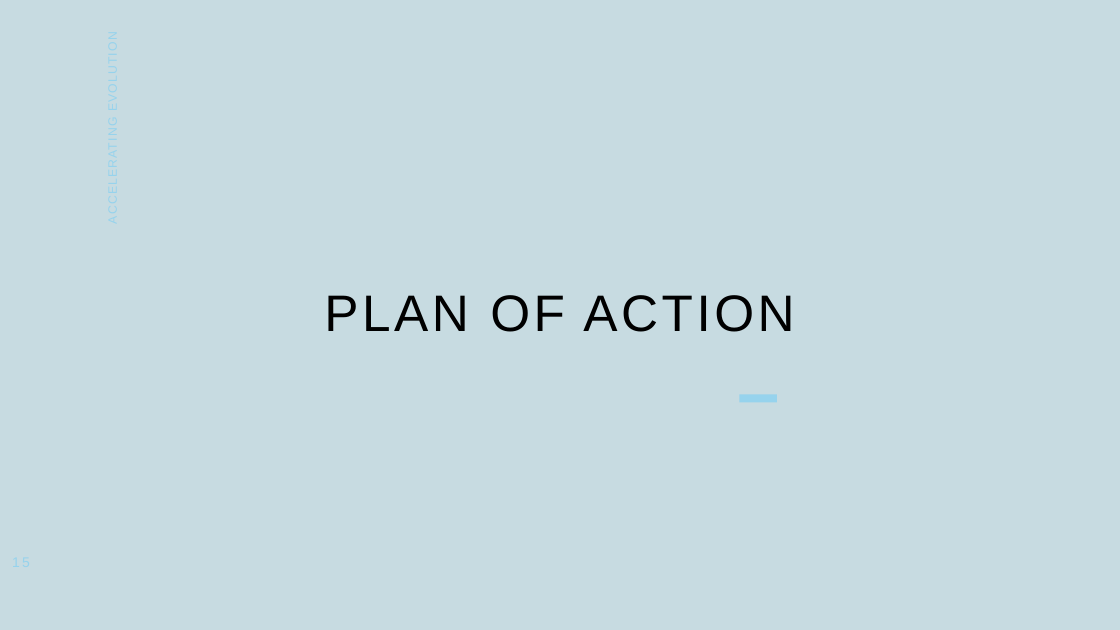
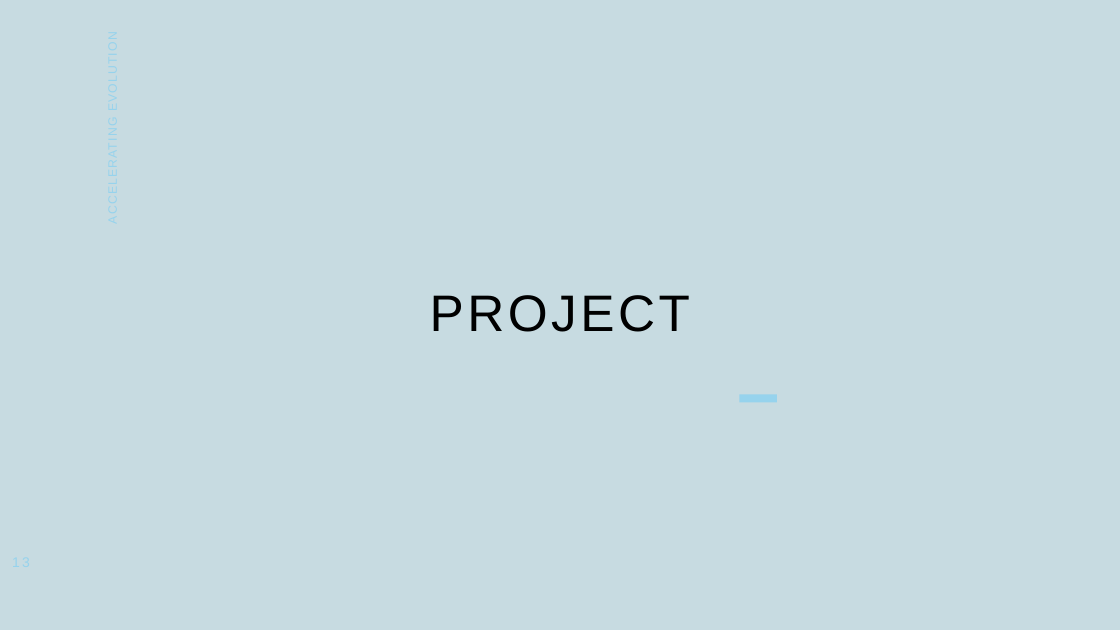
Before and after one commit to Ashirbad-Sarangi/evolutionary_algo_gpu, a slide deck: slide 13 of data/documents/GPU_Presentation_v2.pptx (slide 15 before the commit). Drawn at 1120x630 pixels with LibreOffice and Linux fonts; fonts in the diff are those of the drawing. Boxes give left, top, right and bottom in pixels: in the first picture for what was removed or moved away, otherwise in the second. Text is boxed around its words. In the diff, an @@ line names an element or a change of style, - is before the commit and + after.

```diff
--- a/data/documents/GPU_Presentation_v2.pptx
+++ b/data/documents/GPU_Presentation_v2.pptx
@@ title at <box>430,295,690,332</box>: text changed @@
-PLAN OF ACTION
+PROJECT
```
Also in this commit, not shown: 5 other slides changed, 12 slides added, 6 slides removed, 15 other files.
